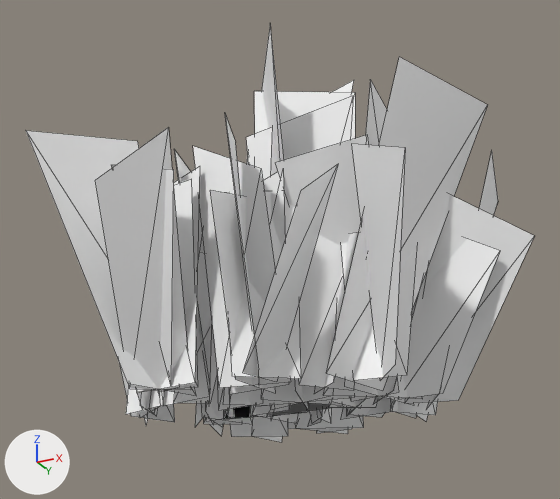
An edit to the FBX model Assets/Art/CustomAssets/Grass Modif/GrassMod2.fbx, drawn before and after from the same camera.
Camera for both pictures: a camera (50 mm lens) standing at (0.384, -0.816, -0.197) and looking at (-0.043, 0.039, 0.188). The lights are fixed; the arrows at lower left show +X, +Y and +Z. Mesh edges are drawn as thin lines. Where no turn or scale is listed for an object, it has been applied to the vertices.

In view in the first picture: 'Grass2'.
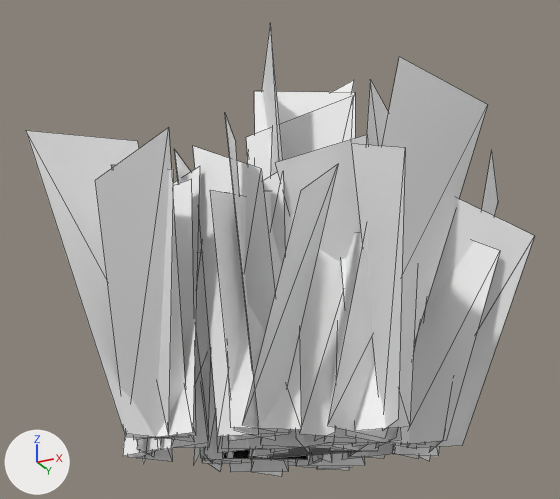
Boxes [x1, y1, x2, y2] around the edits, measured in the pictures (560 x 499 px):
'Grass2', reshaped (8% taller)
    before: [26, 26, 534, 442]
    after: [26, 26, 534, 476]

The edits, one by one:
me_mesh has 288 vertices, 144 faces and spans x -0.334..0.282, y -0.276..0.381, z -0.027..0.433.
me_mesh is used by ob_grass2; location (0.0, 0.0, 0.0).
me_mesh part 1: all 137 vertices in x -0.259..0.169, y -0.169..0.283, z -0.027..-0.015 are scaled about their middle by (1, 1, 0), then moved by (0.0, 0.0, -0.054).
